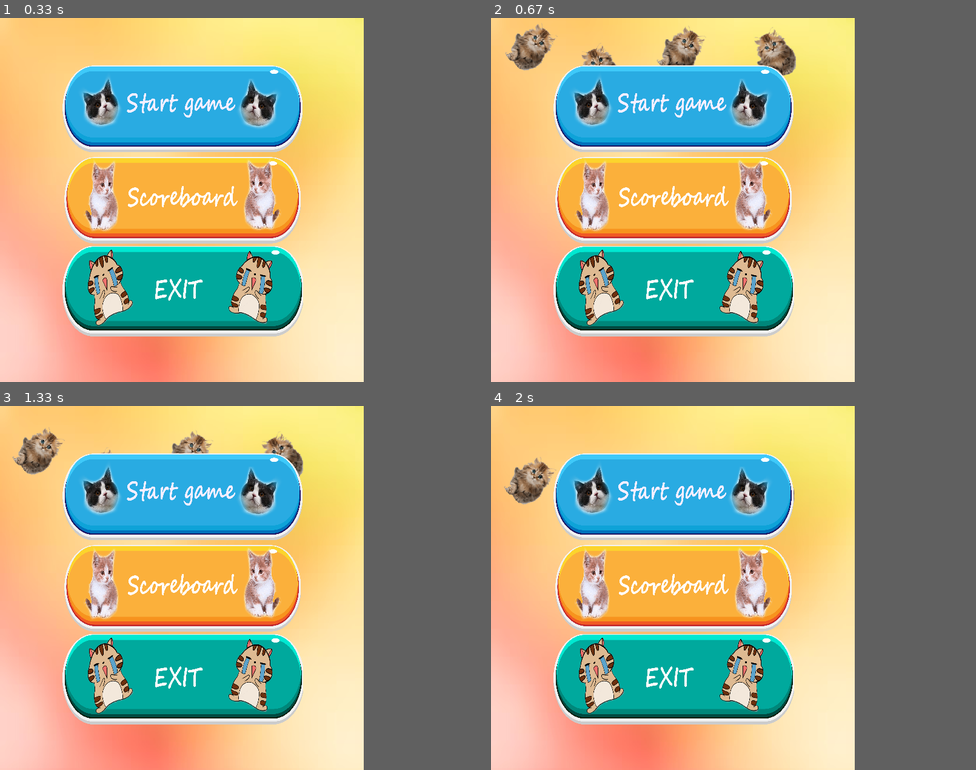
Above: before the commit, frames 1-4 (two rows, left to right).
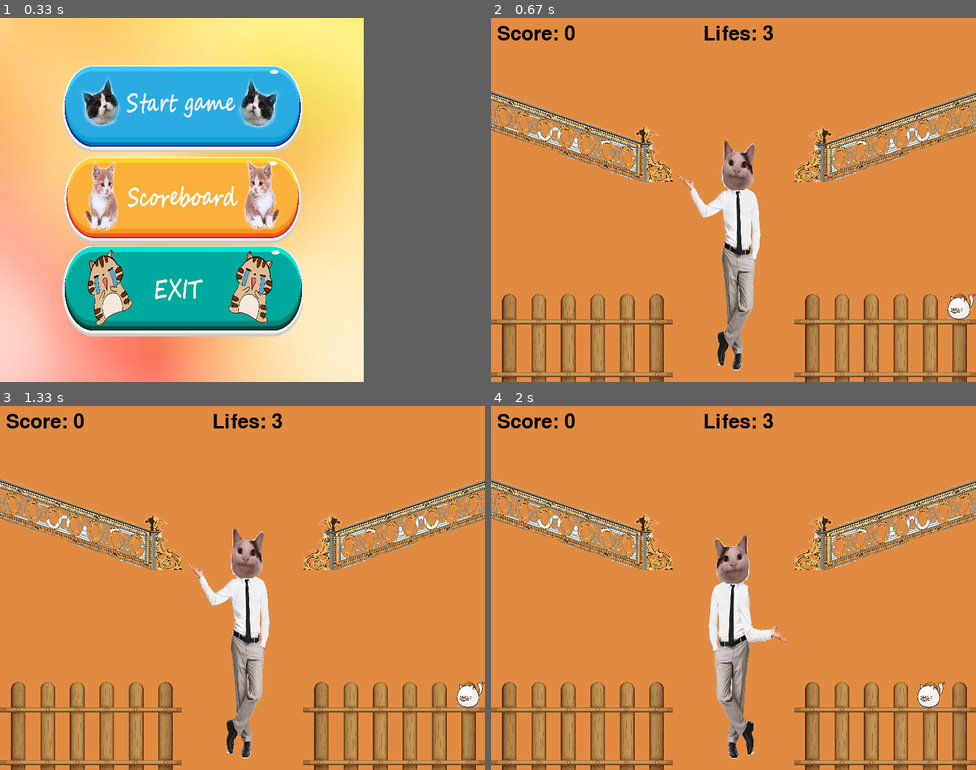
Above: after the commit, the same moments.

Repository: toliander/PyGame_Catch_Cat
Game: pygame game, started from start_window/files/start_window.py
The game is run twice, just before and just after one commit, with the same random seed, the same clock (stepped at 60 frames per second) and the same inputs.
Inputs (mouse positions are in pixels of both pictures, inside the frame that each line leads up to):
- Up to frame 1 (0.33 s): no input
- Up to frame 2 (0.67 s): click (675, 109) at 0.38 s
- Up to frame 3 (1.33 s): hold Right 0.67-1.13 s; hold Up from 1.17 s (still down)
- Up to frame 4 (2 s): release Up at 1.47 s; hold Right 1.5-1.97 s
In our replay, in frame 2 the window is 600x600 before the commit and 800x600 after it. These sizes can differ from the game's own. Grey fills any space a smaller window leaves; there, only what the larger window draws over its background counts as a difference.

Frame 1 is identical in both runs. In frame 2, 79% of the frame differs, in the area x 0-100%, y 0-100%; in frame 3, 79%; in frame 4, 79%.

Commit message:
Ready Game Build

Diff:
--- a/game_window/files/game_window.py
+++ b/game_window/files/game_window.py
@@ -1,9 +1,14 @@
 import pygame
 import sys
 import random
+import os
 
 # Инициализация Pygame
 pygame.init()
+
+current_dir = os.getcwd()
+new_dir = '../../game_window/files'
+os.chdir(new_dir)
 
 # Определение размеров окна
 WINDOW_WIDTH = 800
@@ -18,6 +23,7 @@
     def __init__(self):
         self.score = 0
         self.lifes = 3
+        self.push = True
 
 
 # Класс для статических изображений наследуется от основного окна
@@ -80,6 +86,7 @@
 static_group = pygame.sprite.Group()
 # Создание группы спрайтов для динамичных обьектов
 dynamic_group = pygame.sprite.Group()
+# Инициализируем состояние игры
 game = Game()
 # Размер статичных спрайтов
 SIZE_X = 300
@@ -88,11 +95,14 @@
 # Загрузка изображений для треков и создание наборов точек для перемещений
 left_rail_up = StaticImage('../static/1.png', 0,
                            WINDOW_HEIGHT * 0.2, SIZE_X, SIZE_Y)
-left_rail_up_tr = []
+left_rail_up_tr = [(0, WINDOW_HEIGHT * 0.2), (50, WINDOW_HEIGHT * 0.23), (100, WINDOW_HEIGHT * 0.25),
+                   (150, WINDOW_HEIGHT * 0.28), (200, WINDOW_HEIGHT * 0.3), (250, WINDOW_HEIGHT * 0.33)]
 
 right_rail_up = StaticImage('../static/2.png', WINDOW_WIDTH - SIZE_X,
                             WINDOW_HEIGHT * 0.2, SIZE_X, SIZE_Y)
-right_rail_up_tr = []
+right_rail_up_tr = [(WINDOW_WIDTH - 50, WINDOW_HEIGHT * 0.2), (WINDOW_WIDTH - 100, WINDOW_HEIGHT * 0.23),
+                    (WINDOW_WIDTH - 150, WINDOW_HEIGHT * 0.25), (WINDOW_WIDTH - 200, WINDOW_HEIGHT * 0.28),
+                    (WINDOW_WIDTH - 250, WINDOW_HEIGHT * 0.3), (WINDOW_WIDTH - 300, WINDOW_HEIGHT * 0.33)]
 
 left_rail_low = StaticImage('../static/3.png', 0,
                             WINDOW_HEIGHT - SIZE_Y, SIZE_X, SIZE_Y)
@@ -101,11 +111,15 @@
 right_rail_low = StaticImage('../static/3.png', WINDOW_WIDTH - SIZE_X,
                              WINDOW_HEIGHT - SIZE_Y, SIZE_X, SIZE_Y)
 
-right_rail_low_tr = []
+right_rail_low_tr = [(WINDOW_WIDTH - 50, WINDOW_HEIGHT - SIZE_Y), (WINDOW_WIDTH - 100, WINDOW_HEIGHT - SIZE_Y),
+                     (WINDOW_WIDTH - 150, WINDOW_HEIGHT - SIZE_Y), (WINDOW_WIDTH - 200, WINDOW_HEIGHT - SIZE_Y),
+                     (WINDOW_WIDTH - 250, WINDOW_HEIGHT - SIZE_Y), (WINDOW_WIDTH - 300, WINDOW_HEIGHT - SIZE_Y)]
 
 # Добавление направляющих в группу спрайтов
 for elem in (left_rail_up, right_rail_up, left_rail_low, right_rail_low):
     static_group.add(elem)
+# Запаковываем траектории для распределения по котам
+tracks = [(left_rail_up_tr, 1), (left_rail_low_tr, 2), (right_rail_up_tr, 3), (right_rail_low_tr, 4)]
 
 # Размер героя
 HERO_HEIGHT = 400
@@ -115,7 +129,7 @@
 hero = Hero('../dynamic/1.png', (WINDOW_WIDTH - HERO_WIDTH) // 2,
             WINDOW_HEIGHT - HERO_HEIGHT, HERO_WIDTH, HERO_HEIGHT)
 
-cat = Cat('../dynamic/cat.png', left_rail_low_tr, 2)
+cat = Cat('../dynamic/cat.png', *tracks[3])
 dynamic_group.add(cat)
 
 background = pygame.image.load(f"../static/bg.jpg")
@@ -141,12 +155,22 @@
             mouse_pos = event.pos
         elif event.type == pygame.KEYDOWN:
             hero.change_pos(event)
-    if pygame.time.get_ticks() - generation_timer > (random.choice[1000, 2000, 3000, 4000]):
-        pass # Не забудь написать код
-    if pygame.time.get_ticks() - animation_timer > 1000:
+    if game.lifes > 0:  # пока живы играем
+        if pygame.time.get_ticks() - generation_timer > 2000:
+            path = random.choice(tracks)
+            dynamic_group.add(Cat('../dynamic/cat.png', *path))
+            generation_timer = pygame.time.get_ticks()
+        if pygame.time.get_ticks() - animation_timer > 1000:
+            for elem in dynamic_group:
+                elem.next_pos()
+            animation_timer = pygame.time.get_ticks()
+    else:
         for elem in dynamic_group:
-            elem.next_pos()
-        animation_timer = pygame.time.get_ticks()
+            dynamic_group.remove(elem)
+        if game.push:
+            with open('../../score_board/files/results.txt', 'a') as data:
+                data.write(f"{game.score}" + "\n")
+            game.push = False
     # Очистка экрана
     screen.blit(background, (0, 0))
     screen.blit(hero.image, (hero.rect.x, hero.rect.y))
@@ -156,7 +180,12 @@
     dynamic_group.draw(screen)
     # Отрисовка счета
     score_text = font.render(f'Score: {game.score}', True, 'BLACK')
+    life_text = font.render(f'Lifes: {game.lifes}', True, 'BLACK')
+    if game.lifes == 0:
+        game_over_text = font.render(f'GAME OVER', True, 'BLACK')
+        screen.blit(game_over_text, (WINDOW_WIDTH // 2 - 50, WINDOW_HEIGHT * 0.2))
     screen.blit(score_text, (10, 10))
+    screen.blit(life_text, (WINDOW_WIDTH // 2 - 50, 10))
     # Обновление экрана
     pygame.display.flip()
 # Завершение работы Pygame
--- /dev/null
+++ b/score_board/files/results.txt
@@ -0,0 +1,4 @@
+5
+6
+2
+23
--- /dev/null
+++ b/score_board/files/score_window.py
@@ -0,0 +1,53 @@
+import pygame
+import sys
+import os
+
+# Инициализация Pygame
+pygame.init()
+
+# Если вызвали из другой папки меняем рабочую директорию
+current_dir = os.getcwd()
+new_dir = '../../score_board/files'
+os.chdir(new_dir)
+
+
+# Определение размеров окна
+WINDOW_WIDTH = 600
+WINDOW_HEIGHT = 600
+
+# Создание окна
+screen = pygame.display.set_mode((WINDOW_WIDTH, WINDOW_HEIGHT))
+pygame.display.set_caption('Score')
+
+with open('results.txt', 'r') as file:
+    scores = sorted([int(x) for x in file], reverse=True)
+
+
+# Основной цикл программы
+running = True
+while running:
+    for event in pygame.event.get():
+        if event.type == pygame.QUIT:
+            running = False
+
+    # Очистка экрана
+    background = pygame.image.load(f"../../game_window/static/bg.jpg")
+    background = pygame.transform.scale(background, (WINDOW_WIDTH, WINDOW_HEIGHT))
+    screen.blit(background, (0, 0))
+
+
+    #Задаем шрифт
+    font = pygame.font.SysFont('arial', 32)
+    for i in range(10):
+        if i < len(scores):
+            score_text = font.render(f'{i + 1} - {scores[i]}', True, 'BLACK')
+        else:
+            score_text = font.render(f'{i + 1} - ', True, 'BLACK')
+        screen.blit(score_text, (WINDOW_WIDTH // 2 - 50, 50 * i + 50))
+
+    # Обновление экрана
+    pygame.display.flip()
+
+# Завершение работы Pygame
+pygame.quit()
+sys.exit()
--- a/start_window/files/start_window.py
+++ b/start_window/files/start_window.py
@@ -1,5 +1,6 @@
 import pygame
 import sys
+import subprocess
 
 # Инициализация Pygame
 pygame.init()
@@ -63,6 +64,14 @@
             mouse_pos = event.pos
             if exit_button.rect.collidepoint(mouse_pos):  # Если нажали на кнопку выход то выход)
                 running = False
+            if score_button.rect.collidepoint(mouse_pos):
+                running = False
+                subprocess.call(['python', "../../score_board/files/score_window.py"])
+                break
+            if start_button.rect.collidepoint(mouse_pos):
+                running = False
+                subprocess.call(['python', "../../game_window/files/game_window.py"])
+                break
 
     # Очистка экрана
     screen.blit(change_background_color(), (0, 0))
